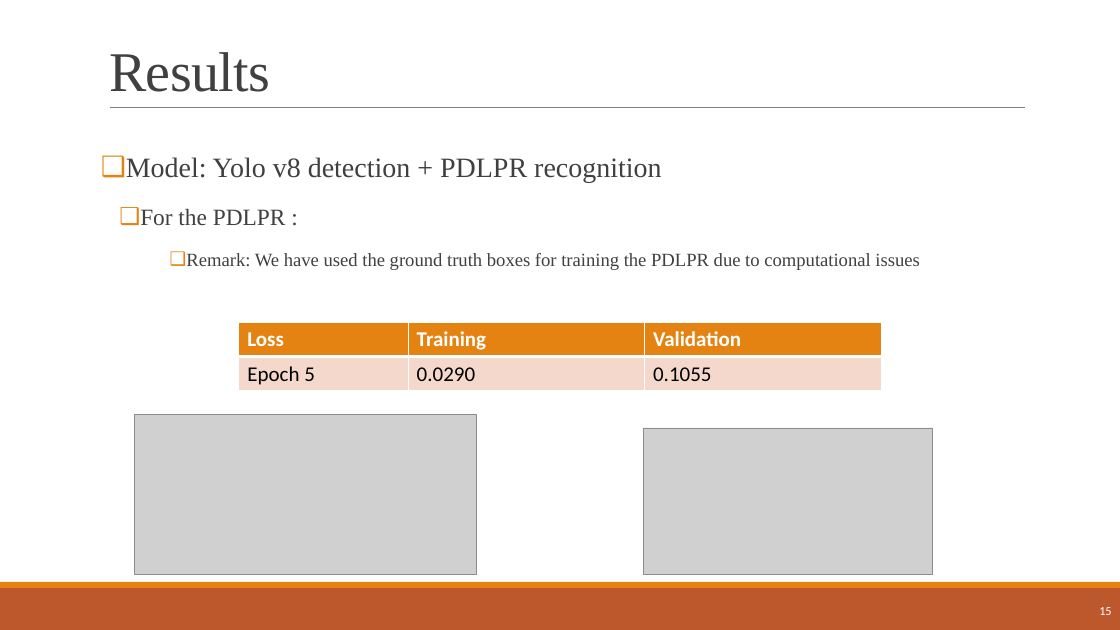
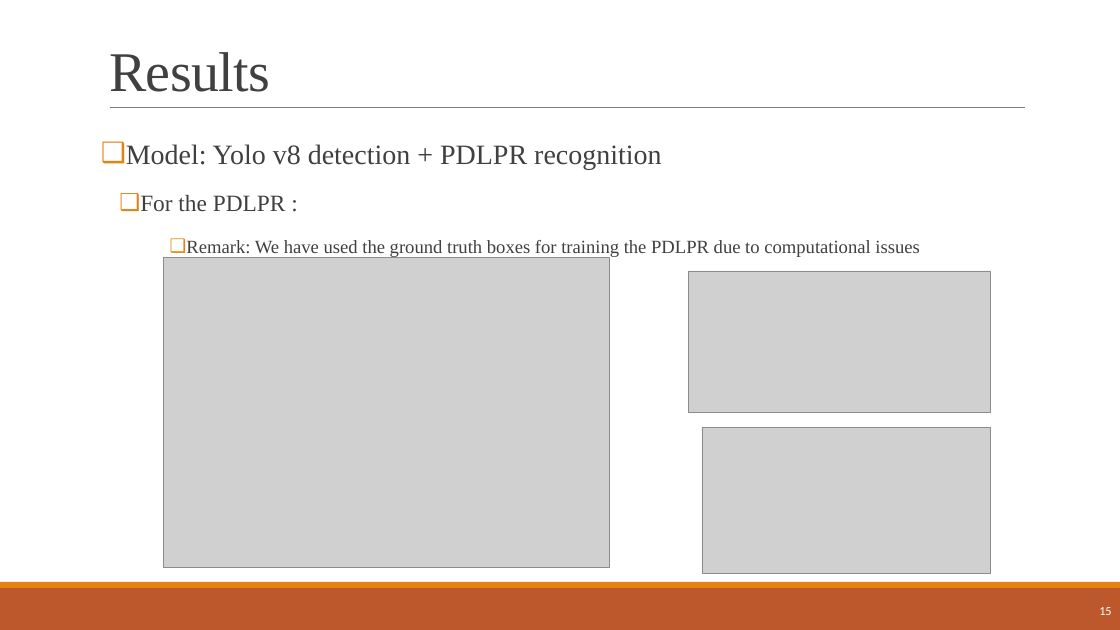
Before and after one commit to andrea-dalessio/CVProject4_final, a slide deck: slide 15 of presentation_CV_Final.pptx. Drawn at 1120x630 pixels with LibreOffice and Linux fonts; fonts in the diff are those of the drawing; grey boxes stand for pictures. Boxes give left, top, right and bottom in pixels: in the first picture for what was removed or moved away, otherwise in the second. Text is boxed around its words. In the diff, an @@ line names an element or a change of style, - is before the commit and + after.

```diff
--- a/presentation_CV_Final.pptx
+++ b/presentation_CV_Final.pptx
@@ text "Model: Yolo v8 detection + ...": place and size @@
-text "Model: Yolo v8 detection + ..." at [126, 157, 919, 270]
+text "Model: Yolo v8 detection + ..." at [126, 144, 919, 258]
@@ picture added at [164, 258, 609, 568] @@
@@ picture: place and size @@
-picture at [134, 414, 476, 575]
+picture at [688, 271, 991, 413]
@@ table removed at [239, 323, 881, 391], 2 rows, 3 columns @@
-Loss | Training | Validation
-Epoch 5 | 0.0290 | 0.1055
@@ picture: place and size @@
-picture at [644, 428, 933, 575]
+picture at [702, 428, 991, 575]
```
Also in this commit, not shown: 5 other slides changed, 1 slide added, 1 slide removed, 1 other file.
